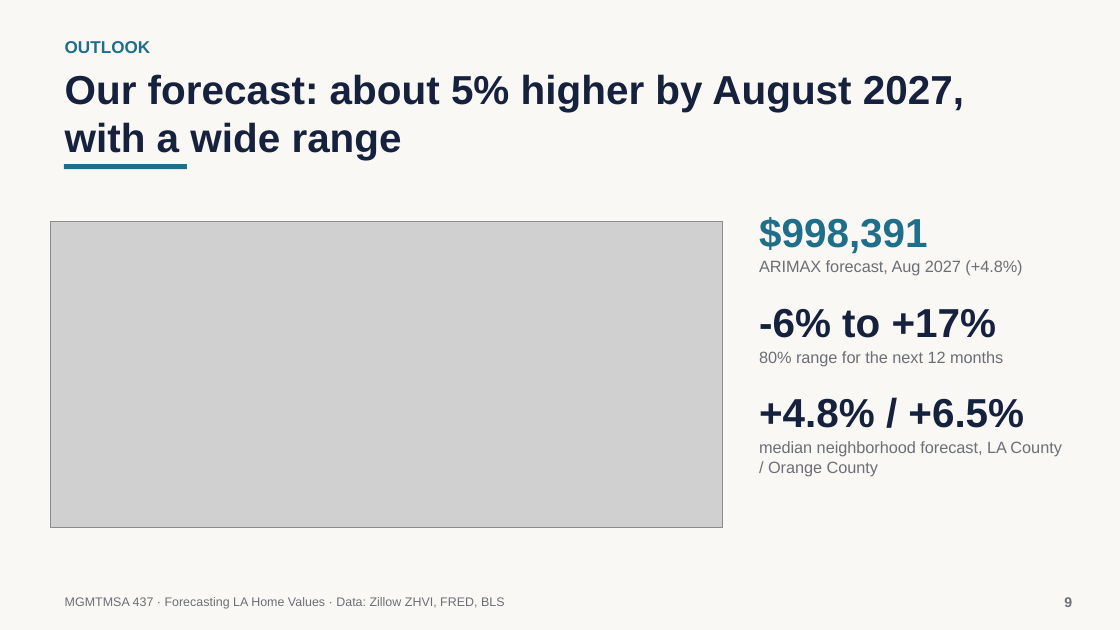
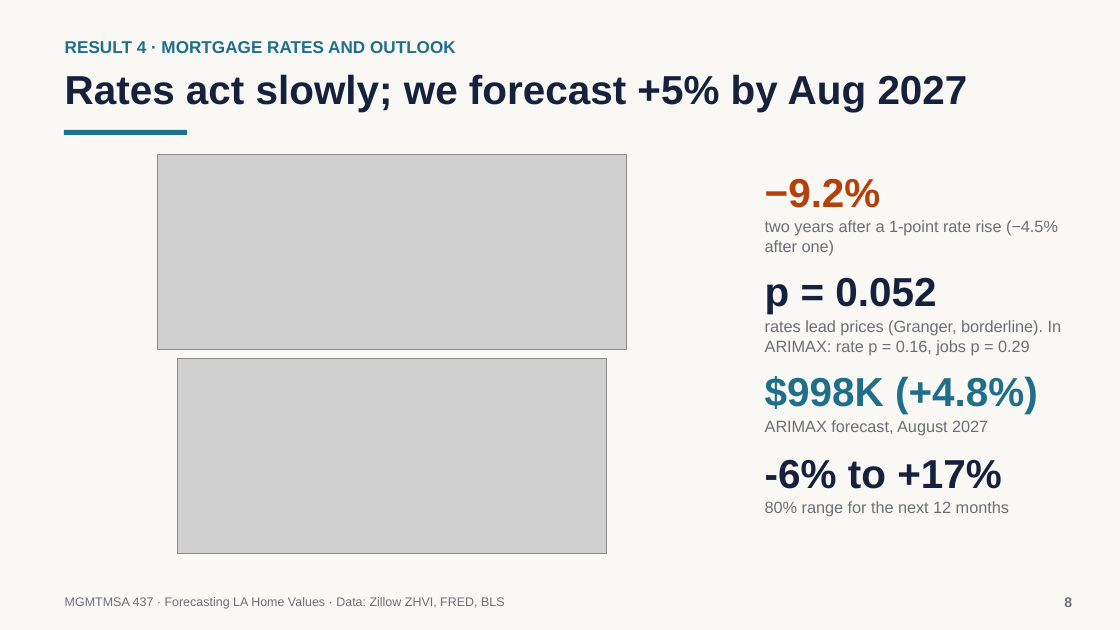
Before and after one commit to neiltd/la-housing-forecast, a slide deck: slide 8 of slides/LA_home_values_slides.pptx (slide 9 before the commit). Drawn at 1120x630 pixels with LibreOffice and Linux fonts; fonts in the diff are those of the drawing; grey boxes stand for pictures. Boxes give left, top, right and bottom in pixels: in the first picture for what was removed or moved away, otherwise in the second. Text is boxed around its words. In the diff, an @@ line names an element or a change of style, - is before the commit and + after.

```diff
--- a/slides/LA_home_values_slides.pptx
+++ b/slides/LA_home_values_slides.pptx
@@ text at <box>65,41,456,53</box>: text changed @@
-OUTLOOK
+RESULT 4 · MORTGAGE RATES AND OUTLOOK
@@ text at <box>65,74,968,111</box>: text changed @@
-Our forecast: about 5% higher by August 2027, with a wide range
+Rates act slowly; we forecast +5% by Aug 2027
@@ rectangle: place and size @@
-rectangle at <box>64,165,187,169</box>
+rectangle at <box>64,130,187,134</box>
@@ picture added at <box>157,155,626,349</box> @@
@@ text at <box>765,178,881,208</box>: text changed; size 10.5 to 26 pt; text colour #6B6F76 to #B4400B; bold on @@
-ARIMAX forecast, Aug 2027 (+4.8%)
+−9.2%
@@ text removed at <box>759,217,928,254</box> @@
-$998,391
@@ text added at <box>765,220,1058,255</box>, 10.5 pt, text #6B6F76 @@
+two years after a 1-point rate rise (−4.5% after one)
@@ text added at <box>765,277,936,314</box>, 26 pt, text #16213E, bold @@
+p = 0.052
@@ text added at <box>765,320,1062,355</box>, 10.5 pt, text #6B6F76 @@
+rates lead prices (Granger, borderline). In ARIMAX: rate p = 0.16, jobs p = 0.29
@@ picture: place and size @@
-picture at <box>50,222,722,528</box>
+picture at <box>177,358,606,553</box>
@@ text at <box>765,376,1038,414</box>: text changed; text colour #16213E to #1F6F8B @@
-+4.8% / +6.5%
+$998K (+4.8%)
@@ text removed at <box>759,441,1061,476</box> @@
-median neighborhood forecast, LA County / Orange County
@@ text "-6% to +17%": place and size @@
-text "-6% to +17%" at <box>759,308,996,338</box>
+text "-6% to +17%" at <box>765,459,1001,489</box>
@@ text added at <box>765,420,988,436</box>, 10.5 pt, text #6B6F76 @@
+ARIMAX forecast, August 2027
@@ text "80% range for the next ...": place and size @@
-text "80% range for the next ..." at <box>759,351,1003,366</box>
+text "80% range for the next ..." at <box>765,501,1009,517</box>
```
Also in this commit, not shown: 4 other slides changed, 1 slide added, 1 slide removed, 3 other files.
